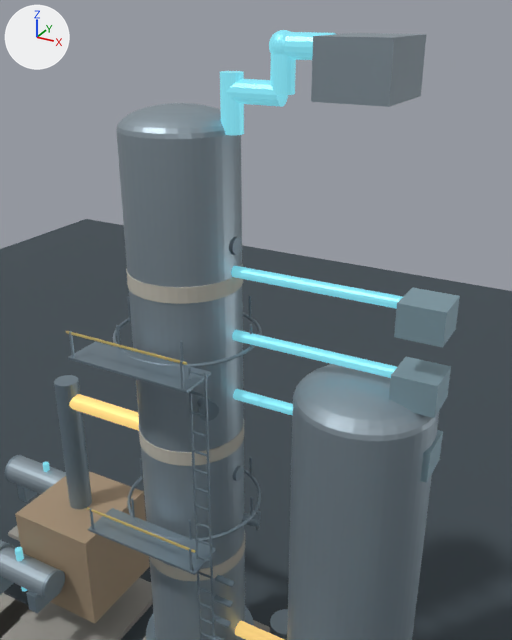
An edit to the glTF model web/assets/tower/tower.glb, drawn before and after from the same camera.
Before and after are seen from a 50 mm lens placed at (14.88, -21.39, 29.92), pointed at (4.74, -2.95, 20.7). The axes (+X, +Y, +Z) are drawn at upper left. The lights are the same throughout. The older version comes first. Where no turn or scale is listed for an object, it has been applied to the vertices. Vertices at exactly the same position are counted once.

Objects in the first picture: 'Box_Naphtha', 'Condenser', 'Foundation_Heater', 'Ground', 'Heater', 'Heater_Chimney', 'Insulation_Band_20', 'Pipe_Top_Condenser', 'Pipe_Top_Elbow', 'Pipe_Top_Riser', 'Pipe_Top_Vapor', 'Pipe_Top_Vertical', 'Platform_Grate_10', 'Platform_Grate_18', 'Tower_Atmospheric_Dome', 'Tower_Atmospheric_Shell', 'Tower_Vacuum_Dome', 'Tower_Vacuum_Shell' and 57 more.
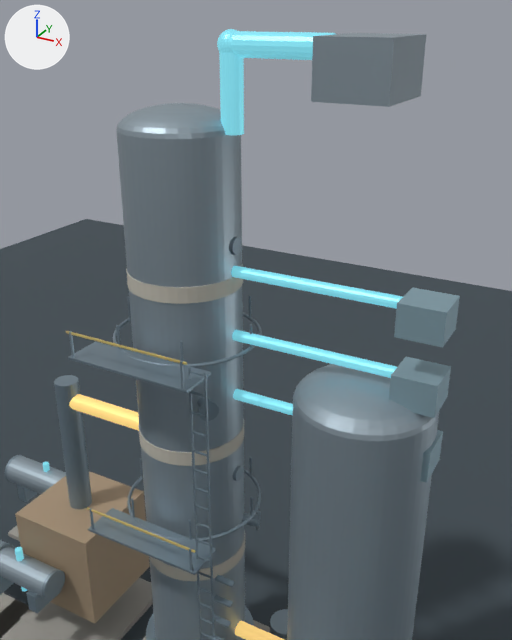
Where the newer file only moved an object's origin or applied its transform, the numbers keep the older frame.

Where the change shows, as pixel boxes [x1, y1, x2, y2] in the pictures (512 x 640 px; the box of a moved part takes in the faces that stretch with it):
'Pipe_Top_Condenser', moved, rescaled (102% wider): before [284, 32, 335, 60]; after [231, 31, 335, 60]
'Pipe_Top_Vertical', moved, rescaled: before [220, 71, 244, 135]; after [219, 52, 244, 135]
'Pipe_Top_Vapor', deleted (cyan): before [226, 79, 288, 107]
'Pipe_Top_Riser', deleted (cyan): before [270, 54, 296, 95]
'Pipe_Top_Elbow', moved: before [269, 30, 290, 54]; after [217, 29, 237, 53]
part 1 of me_cylinder_242, moved or reshaped: before [284, 32, 303, 60]; after [231, 31, 303, 60]

Patch to the scene script:
```diff
--- a/web/assets/tower/tower.glb.py
+++ b/web/assets/tower/tower.glb.py
@@ me_cylinder_242 @@
 # used by ob_pipe_top_condenser; location = (4.95, 0.0, 28.85)
-me_cylinder_242.from_pydata(...)  # 32 vertices, 60 faces; spans x -0.85..0.85, y -0.4..0.4, z -0.4..0.4
+me_cylinder_242.from_pydata(...)  # 32 vertices, 60 faces; spans x -2.75..0.85, y -0.4..0.4, z -0.4..0.4
+# me_cylinder_242 part 1: the whole mesh is scaled about its middle by (2.12, 1, 1), then moved by (-0.95, 0.0, 0.0)
 me_cylinder_242.materials.append(mat_pipecool)
@@ me_cylinder_240 @@
 # used by ob_pipe_top_vertical; location = (2.2, 0.0, 27.0)
-me_cylinder_240.from_pydata(...)  # 32 vertices, 60 faces; spans x -0.4..0.4, y -0.4..0.4, z -1.0..1.0
+me_cylinder_240.from_pydata(...)  # 32 vertices, 60 faces; spans x -0.4..0.4, y -0.4..0.4, z -1.0..1.85
+# me_cylinder_240 part 2: the whole mesh is scaled about its middle by (1, 1, 1.42), then moved by (0.0, 0.0, 0.42)
 me_cylinder_240.materials.append(mat_pipecool)
@@ ob_insulation_band_20 @@
-ob_insulation_band_20 = bpy.data.objects.new('Insulation_Band_20', me_cylinder_274)
+ob_insulation_band_20 = bpy.data.objects.new('Insulation_Band_20', me_cylinder_272)
 ob_insulation_band_20.location = (0.0, 0.0, 20.5)
@@ ob_pipe_top_elbow @@
 ob_pipe_top_elbow = bpy.data.objects.new('Pipe_Top_Elbow', me_sphere_002)
-ob_pipe_top_elbow.location = (4.1, 0.0, 28.85)
+ob_pipe_top_elbow.location = (2.2, 0.0, 28.85)
@@ ob_pipe_top_riser @@
-ob_pipe_top_riser = bpy.data.objects.new('Pipe_Top_Riser', me_cylinder_241)
-ob_pipe_top_riser.location = (4.1, 0.0, 28.12)
@@ ob_pipe_top_vapor @@
-ob_pipe_top_vapor = bpy.data.objects.new('Pipe_Top_Vapor', me_cylinder_239)
-ob_pipe_top_vapor.location = (3.15, 0.0, 27.4)
```
